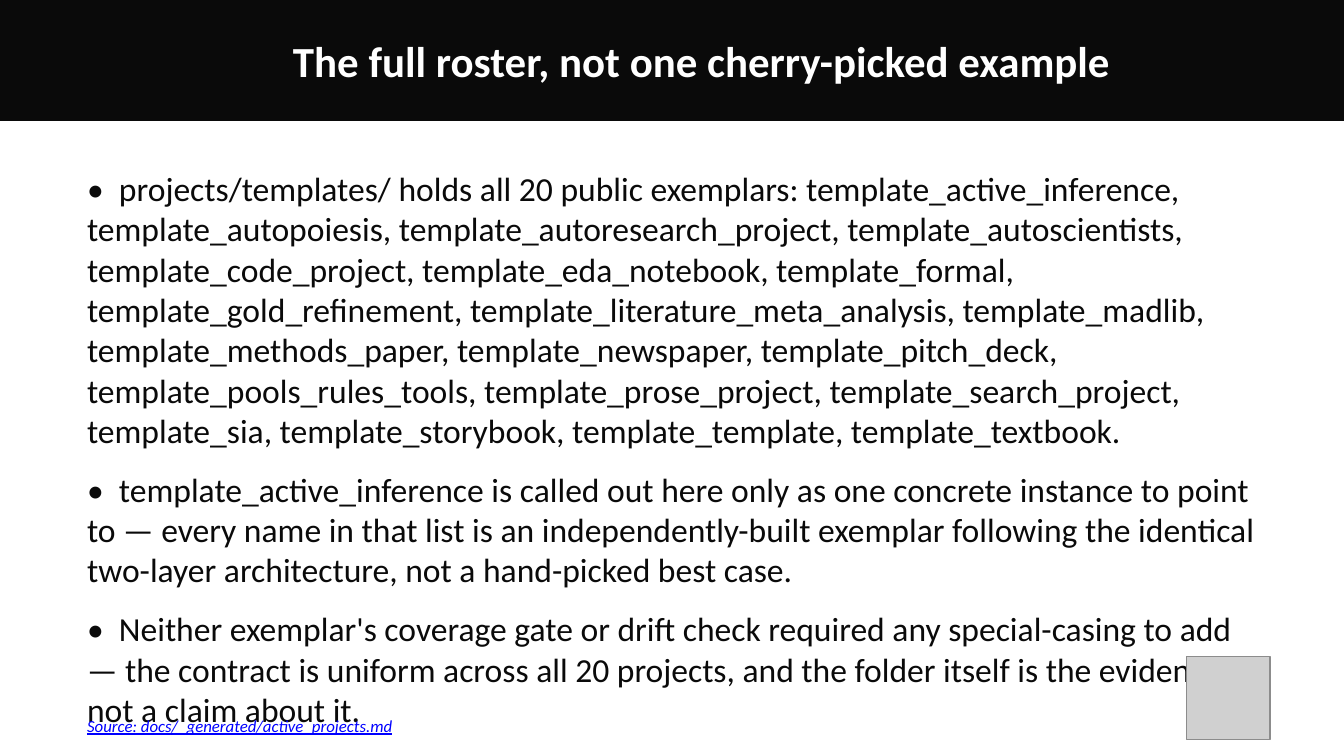
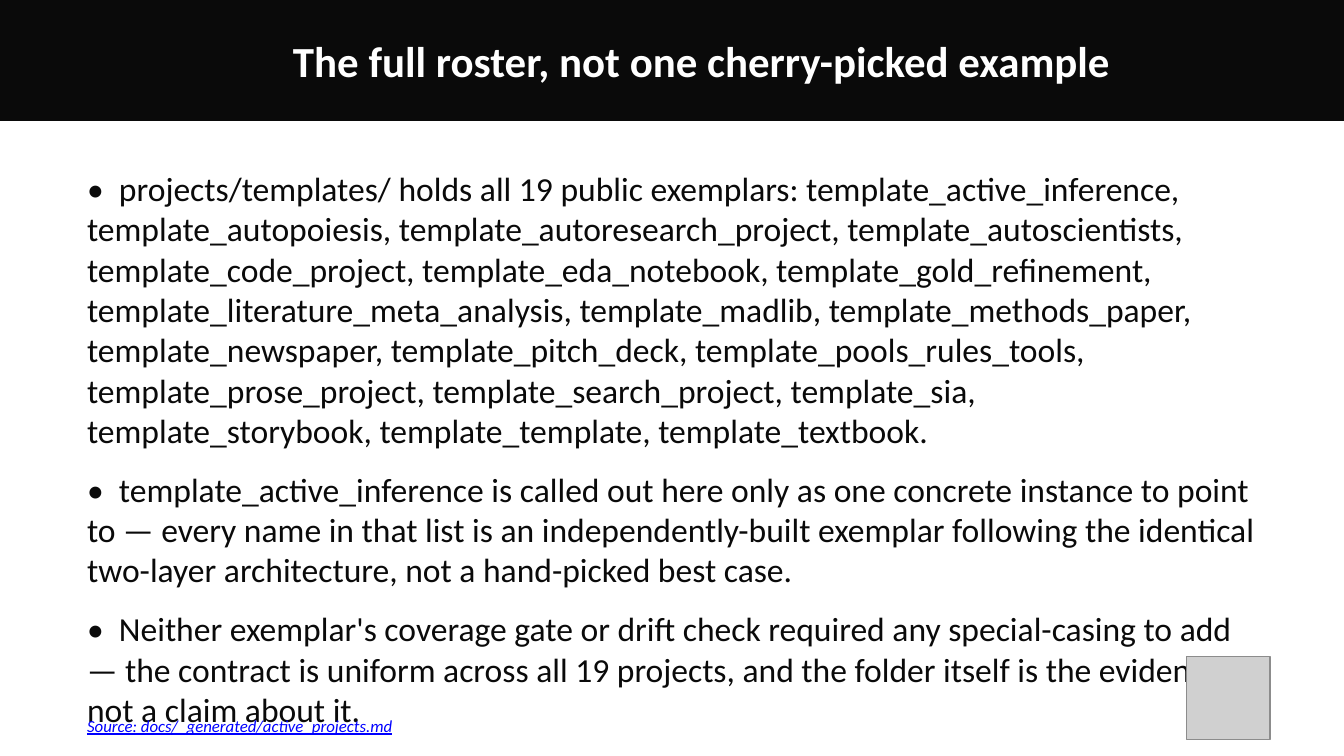
Before and after one commit to docxology/template-pitch-deck, a slide deck: slide 25 of output/pptx/template_template_pitch_long.pptx. Drawn at 1344x756 pixels with LibreOffice and Linux fonts; fonts in the diff are those of the drawing; grey boxes stand for pictures. Boxes give left, top, right and bottom in pixels: in the first picture for what was removed or moved away, otherwise in the second. Text is boxed around its words. In the diff, an @@ line names an element or a change of style, - is before the commit and + after.

Commit message:
v1.0.2: sync corrected 19-exemplar roster count, path-traversal hardening, project_root test fix
Re-synced from the monorepo after excluding an unrelated, unfinished
concurrent exemplar (template_formal) from the public roster — the decks
now correctly say '19 public exemplars' rather than a stale 20. Also
brings over the src/ path-traversal and stale-file-cleanup hardening from
the monorepo's red-team pass, and fixes project_root()'s test to accept
this repo's own (hyphenated) directory name.

110/110 tests passing, 98.41% coverage.

```diff
--- a/output/pptx/template_template_pitch_long.pptx
+++ b/output/pptx/template_template_pitch_long.pptx
@@ text at [87,177,1191,449]: text changed @@
-• projects/templates/ holds all 20 public exemplars: template_active_inference, template_autopoiesis, template_autoresearch_project, template_autoscientists, template_code_project, template_eda_notebook, template_formal, template_gold_refinement, template_literature_meta_analysis, template_madlib, template_methods_paper, template_newspaper, template_pitch_deck, template_pools_rules_tools, template_prose_project, template_search_project, template_sia, template_storybook, template_template, template_textbook.
+• projects/templates/ holds all 19 public exemplars: template_active_inference, template_autopoiesis, template_autoresearch_project, template_autoscientists, template_code_project, template_eda_notebook, template_gold_refinement, template_literature_meta_analysis, template_madlib, template_methods_paper, template_newspaper, template_pitch_deck, template_pools_rules_tools, template_prose_project, template_search_project, template_sia, template_storybook, template_template, template_textbook.
@@ text at [87,617,1231,731]: text changed @@
-• Neither exemplar's coverage gate or drift check required any special-casing to add — the contract is uniform across all 20 projects, and the folder itself is the evidence, not a claim about it.
+• Neither exemplar's coverage gate or drift check required any special-casing to add — the contract is uniform across all 19 projects, and the folder itself is the evidence, not a claim about it.
```
Also in this commit, not shown: 3 other slides changed, 27 other files.
